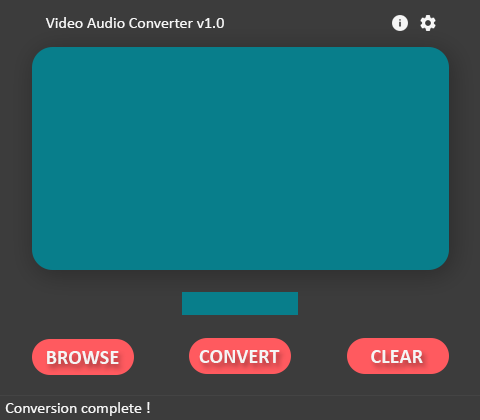
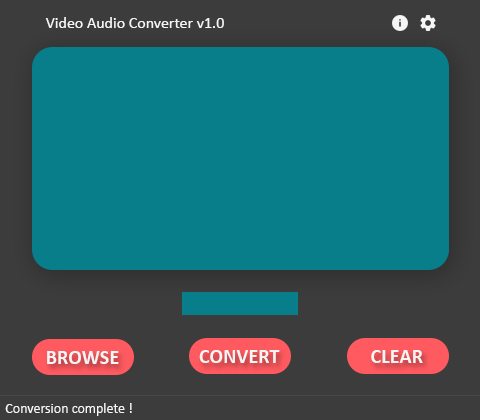
Layered file, before and after one edit (480x420). Changes by layer:
painted on "Conversion complete !" over [5, 402, 150, 416]
renamed "Shape 1" to "Line", opacity 38% → 100%, moved it into group "background" over [0, 395, 480, 396]
